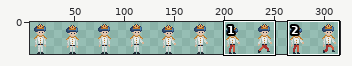
Sprite sheet: Assets/Main/Images/Player.png. The picture above shows the old version from afar; the outline marks the close-up.
Close-up. First the earlier version:
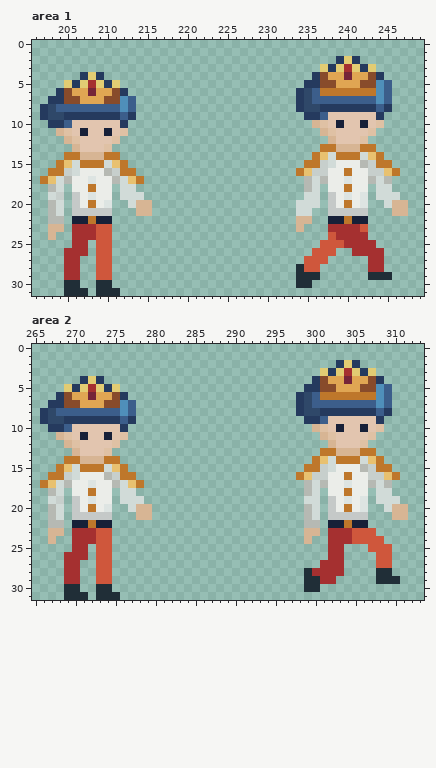
The file is 320x32 pixels. Colours within 5 levels of each other are drawn and written as one. Shown: area 1: x 201..249, y 0..31; area 2: x 265..313, y 0..31. The wide view leaves out empty margins. The commit also changed other parts of the picture, which this record leaves out.
After:
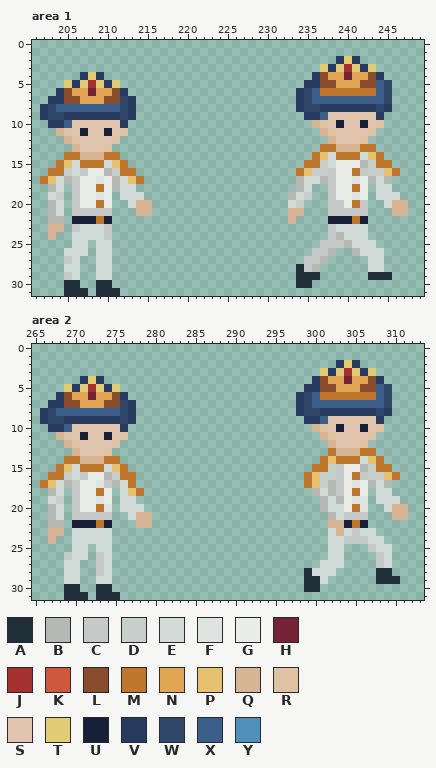
Palette (. is transparent): A #202e37  B #b6b9b3  C #c5c9c8  D #c7cfcc  E #d1dbd8  F #dde4e2  G #ebede9  H #752438  J #a53030  K #cf573c  L #884b2b  M #be772b  N #e0a653  P #e8c170  Q #d7b594  R #dfc1a4  S #e2c5af  T #e2cc73  U #172038  V #253a5e  W #2f4869  X #3c5e8b  Y #4f8fba
Difference:
--- area 1
@@ x 201..249 @@
  4 ......VTV..........................VLNNHNNLV.....
- 5 ....TVTJTVT.......................VVLLNNNLLYX....
- 6 ...VLNNHNNLV.....................VWXMMMMMMMYX....
- 7 ..VVLLNNNLLYX....................VWXXXXXXXXYX....
- 8 .VWXXXXXXXXYX....................VWWVVVVVVVXV....
- 9 .VWWVVVVVVVXV.....................VVXSSSSSSV.....
+ 5 ....TVTJTVT.......................VVLLNNNLLXW....
+ 6 ...VLNNHNNLV.....................VWXMMMMMMMXW....
+ 7 ..VVLLNNNLLWV....................VWXXXXXXXXXW....
+ 8 .VWXXXXXXXXWV....................VWWVVVVVVVWV....
+ 9 .VWWVVVVVVVWV.....................VVXSSSSSSV.....
 10 ..VVXSSSSSSV.......................QRSUSSUSR.....
@@ x 201..249 @@
 15 ...MPEMMMEPM......................MMDEGGGBDMM....
-16 ..MMDEGGGBDMM....................MPDDGGMGGDDPM...
-17 .MPEBGGFGGBEPM....................BEBGGFGGBEB....
-18 ..BE.GGMGG.EE.....................BE.GGMGG.EE....
-19 ..ED.CGFGG.EEE....................EE.CGFGF.EEE...
-20 ..BE.CGMGF..EQQ..................EEE.CGMGF..EQQ..
-21 ..BE.CCCCC...QQ..................EE..CCCCC...QQ..
-22 ..BB.UUMUU.......................QQ..UUMUU.......
-23 ..QQ.JJJKK.......................Q...JJJJK.......
-24 ..Q..JJJKK...........................KJJJJ.......
-25 .....JJ.KK..........................KKKJJJJ......
-26 ....JJJ.KK.........................KKK..JJJJ.....
-27 ....JJ..KK........................KKK.....JJ.....
-28 ....JJ..KK.......................AKK......JJ.....
-29 ....JJ..KK.......................AAA......AAA....
+16 ..MMDECGGBDMM....................MPDDCGGMCDDPM...
+17 .MPEBCGGFGBEPM...................BEEBCGGFGBEB....
+18 ..BE.CGGMGBEE....................BE..CGGMG.EE....
+19 ..ED.CGGFG.EEE..................BED..CGGFG.EEE...
+20 ..BE.CGGMG..EQQ.................ED...CCGMC..EQQ..
+21 ..BE.CCCCC...QQ.................QQ...CCCCC...QQ..
+22 ..BB.UUUMU......................Q....UUUMU.......
+23 ..QQ.CEEEC...........................CEEEE.......
+24 ..Q..EEEEC...........................CBEEE.......
+25 .....EE.EE..........................CCCBEEE......
+26 ....EEE.EE.........................CCB..BEEE.....
+27 ....CE..EE........................CCB.....EE.....
+28 ....EE..EE.......................ACB......EE.....
+29 ....CE..EE.......................AAA......AAA....
 30 ....AA..AA.......................AA..............
--- area 2
@@ x 265..313 @@
  4 ......VTV..........................VLNNHNNLV.....
- 5 ....TVTJTVT.......................VVLLNNNLLYX....
- 6 ...VLNNHNNLV.....................VWXMMMMMMMYX....
- 7 ..VVLLNNNLLYX....................VWXXXXXXXXYX....
- 8 .VWXXXXXXXXYX....................VWWVVVVVVVXV....
- 9 .VWWVVVVVVVXV.....................VVXSSSSSSV.....
+ 5 ....TVTJTVT.......................VVLLNNNLLXW....
+ 6 ...VLNNHNNLV.....................VWXMMMMMMMXW....
+ 7 ..VVLLNNNLLWV....................VWXXXXXXXXXW....
+ 8 .VWXXXXXXXXWV....................VWWVVVVVVVWV....
+ 9 .VWWVVVVVVVWV.....................VVXSSSSSSV.....
 10 ..VVXSSSSSSV.......................QRSUSSUSR.....
@@ x 265..313 @@
 12 ....QRSSSSR..........................QSSSR.......
-13 .....QSSSR..........................MMQQQMM......
-14 ....MMQQQMM........................MPEMMMEPM.....
-15 ...MPEMMMEPM......................MMDEGGGBDMM....
-16 ..MMDEGGGBDMM....................MPDDGGMGGDDPM...
-17 .MPEBGGFGGBEPM....................BEBGGFGGBEB....
-18 ..BE.GGMGG.EE.....................BE.GGMGG.EE....
-19 ..ED.CGFGG.EEE....................EE.CGFGF.EEE...
-20 ..BE.CGMGF..EQQ...................BE.CGMGF..EQQ..
-21 ..BE.CCCCC...QQ...................BE.CCCCC...QQ..
-22 ..BB.UUMUU........................BB.UUMUU.......
-23 ..QQ.JJJKK........................QQ.JJJKKK......
-24 ..Q..JJJKK........................Q..JJJKKKK.....
-25 .....JJ.KK...........................JJ...KKK....
-26 ....JJJ.KK...........................JJ....KK....
-27 ....JJ..KK..........................JJJ....KK....
-28 ....JJ..KK........................AJJJJ....AA....
-29 ....JJ..KK........................AAJJ.....AAA...
+13 .....QSSSR...........................MQQQMM......
+14 ....MMQQQMM.........................MPMMMEPM.....
+15 ...MPEMMMEPM.......................MMDCGGBDMM....
+16 ..MMDECGGBDMM.....................MPDDCGMCDDPM...
+17 .MPEBCGGFCBEM.....................MPDBCGFGBEB....
+18 ..BE.CGGMG.EPM.....................BEBCGMG.EE....
+19 ..ED.CGGFG.EE.......................BEBGFF.EEE...
+20 ..BE.CGGMF.EEE......................BEEGMF..EQQ..
+21 ..BE.CCCCC..EQQ......................BECCC...QQ..
+22 ..BB.UUUMU...QQ......................QQUMU.......
+23 ..QQ.EEEEE...........................EQECEE......
+24 ..Q..EEEEE...........................EECCCEE.....
+25 .....EE.EE...........................EE...CEE....
+26 ....CEE.CE...........................EE....CE....
+27 ....EE..CE..........................EEE....CE....
+28 ....EE..CE........................AEEE.....AA....
+29 ....EE..EE........................AAE......AAA...
 30 ....AA..AA........................AA.............
